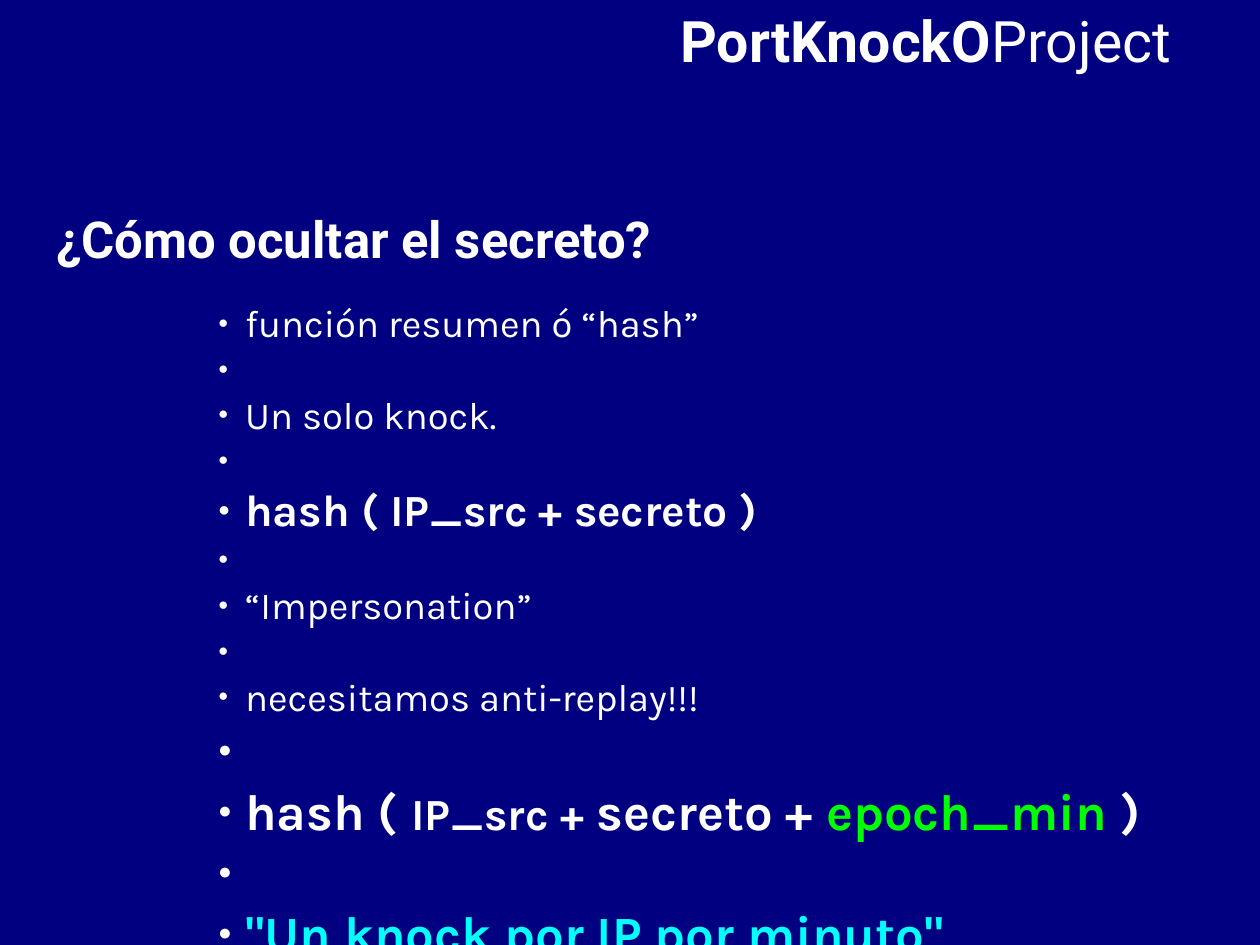
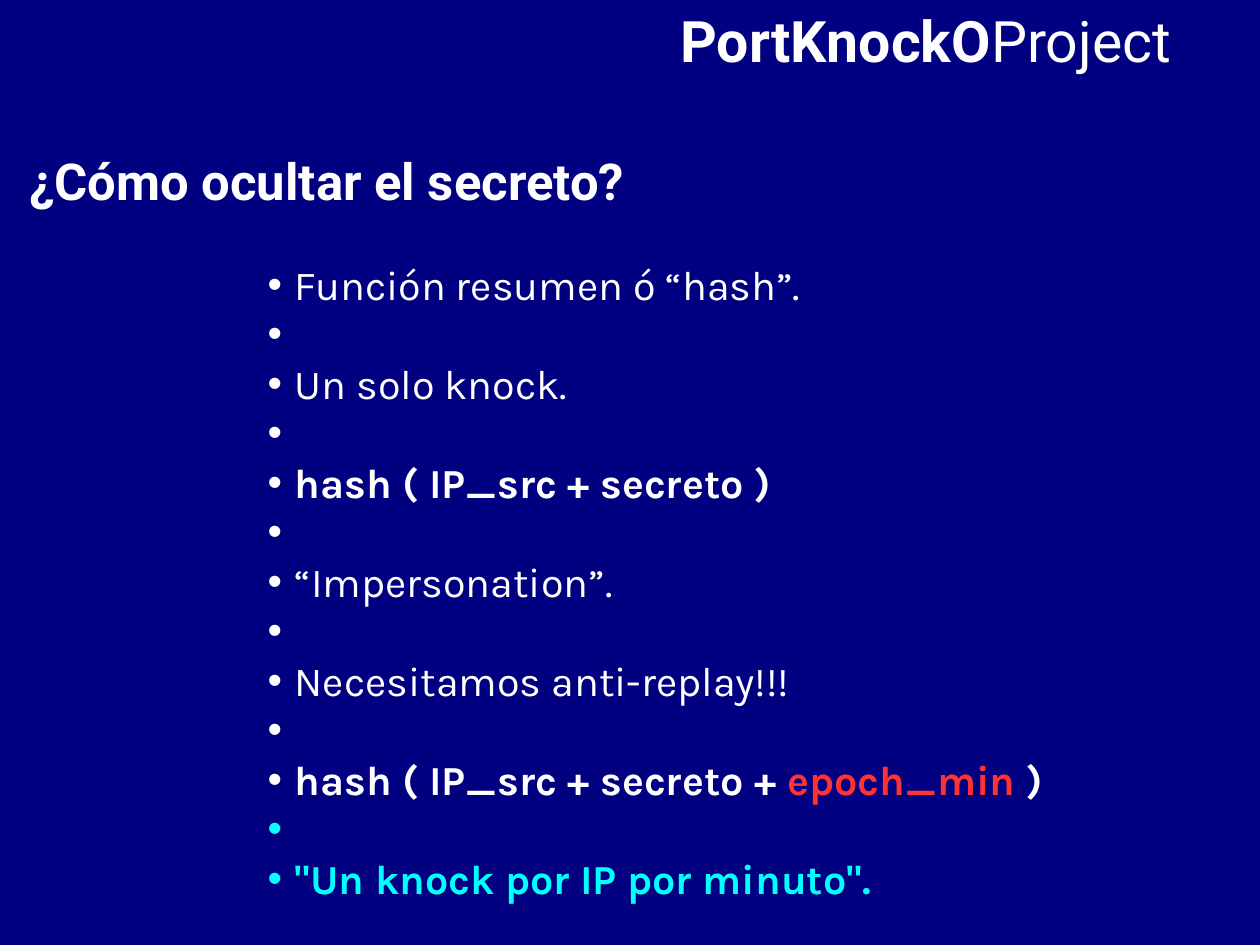
Before and after one commit to BackupTheBerlios/portknocko-svn, a slide deck: slide 10 of trunk/jornadas/jornadas.odp (slide 9 before the commit). Drawn at 1260x945 pixels with LibreOffice and Linux fonts; fonts in the diff are those of the drawing. Boxes give left, top, right and bottom in pixels: in the first picture for what was removed or moved away, otherwise in the second. Text is boxed around its words. In the diff, an @@ line names an element or a change of style, - is before the commit and + after.

```diff
--- a/trunk/jornadas/jornadas.odp
+++ b/trunk/jornadas/jornadas.odp
@@ text "¿Cómo ocultar el secreto?": place and size @@
-text "¿Cómo ocultar el secreto?" at [56,220,651,268]
+text "¿Cómo ocultar el secreto?" at [29,162,624,210]
@@ text "Función resumen ó “hash”.": place and size @@
-text "Función resumen ó “hash”." at [245,308,1107,842]
+text "Función resumen ó “hash”." at [295,268,1015,904]
@@ text at [295,268,801,301]: text changed; size 24 to 26 pt @@
-  ● función resumen ó “hash”
+  • Función resumen ó “hash”.
@@ text at [295,371,1015,805]: size 24 to 26 pt in "Un solo knock."; size 28 to 26 pt in "hash ( IP_src + secreto )", "IP_src +"; size 32 to 26 pt in "hash ( secreto + epoch_min )"; text colour #00FF00 to #FF3333 in "epoch_min"; bullet ● to • @@
@@ text at [295,568,789,706]: text changed; size 24 to 26 pt @@
-  ● “Impersonation”
-  ● necesitamos anti-replay!!!
+  • “Impersonation”.
+  • Necesitamos anti-replay!!!
@@ text at [295,864,872,904]: text changed; size 32 to 26 pt @@
-  ● "Un knock por IP por minuto"
+  • "Un knock por IP por minuto".
```
Also in this commit, not shown: 9 other slides changed, 1 slide added.
